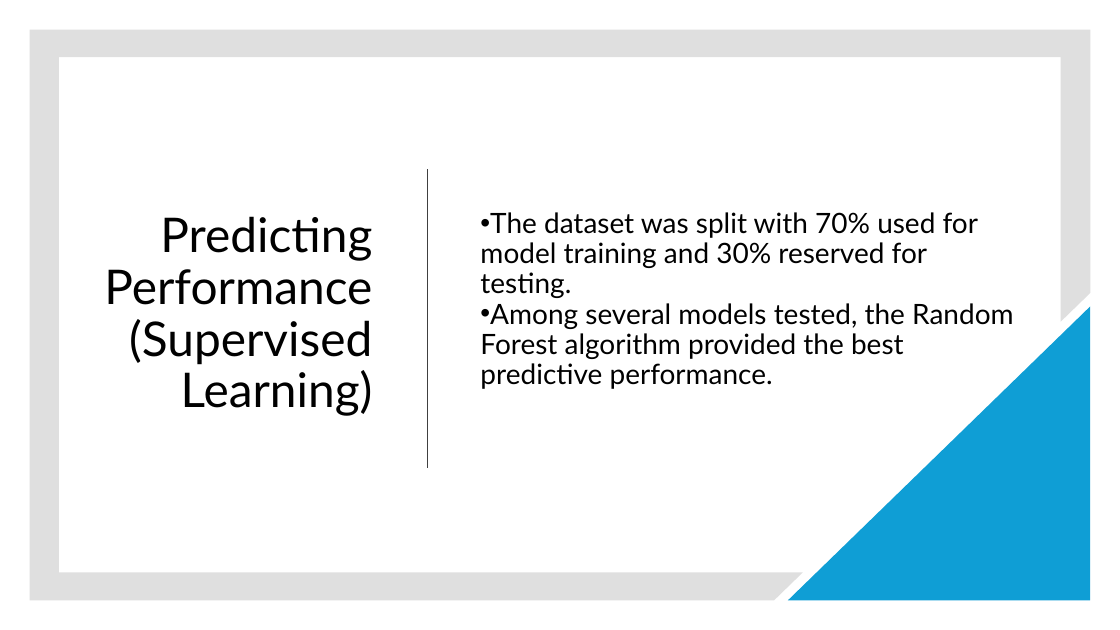
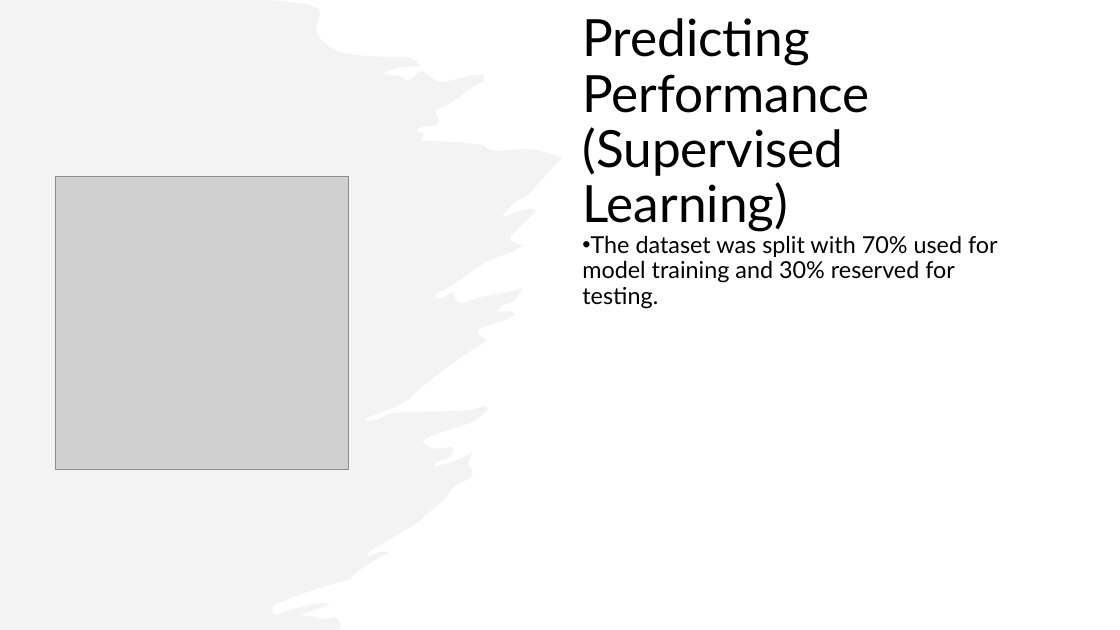
Before and after one commit to DanukaDilshann/Data-Mining, a slide deck: slide 5 of Intelligent Student Performance Analytics.pptx. Drawn at 1120x630 pixels with LibreOffice and Linux fonts; fonts in the diff are those of the drawing; grey boxes stand for pictures. Boxes give left, top, right and bottom in pixels: in the first picture for what was removed or moved away, otherwise in the second. Text is boxed around its words. In the diff, an @@ line names an element or a change of style, - is before the commit and + after.

```diff
--- a/Intelligent Student Performance Analytics.pptx
+++ b/Intelligent Student Performance Analytics.pptx
@@ freeform shape added at (0,0,562,630), fill #E8E8E8 at 50% opacity @@
@@ freeform shape removed at (29,29,1091,601) @@
@@ title "Predicting Performance (Supervised Learning)": place and size @@
-title "Predicting Performance (Supervised Learning)" at (104,216,373,416)
+title "Predicting Performance (Supervised Learning)" at (582,18,870,232)
@@ title "Predicting Performance (Supervised Learning)" at (582,18,870,232): size 41 to 44 pt; alignment right to left @@
@@ picture added at (55,176,349,470) @@
@@ line removed from (428, 171) to (428, 468) @@
@@ text "The dataset was split with ...": place and size @@
-text "The dataset was split with ..." at (480,212,1013,389)
+text "The dataset was split with ..." at (582,235,998,309)
@@ text "The dataset was split with ..." at (582,235,998,309): size 24 to 20 pt; vertical alignment middle to top @@
@@ text at (480,303,1013,389): paragraph removed @@
-• Among several models tested, the Random Forest algorithm provided the best predictive performance.
@@ right triangle removed at (788,307,1091,601) @@
```
Also in this commit, not shown: 7 other slides changed.
